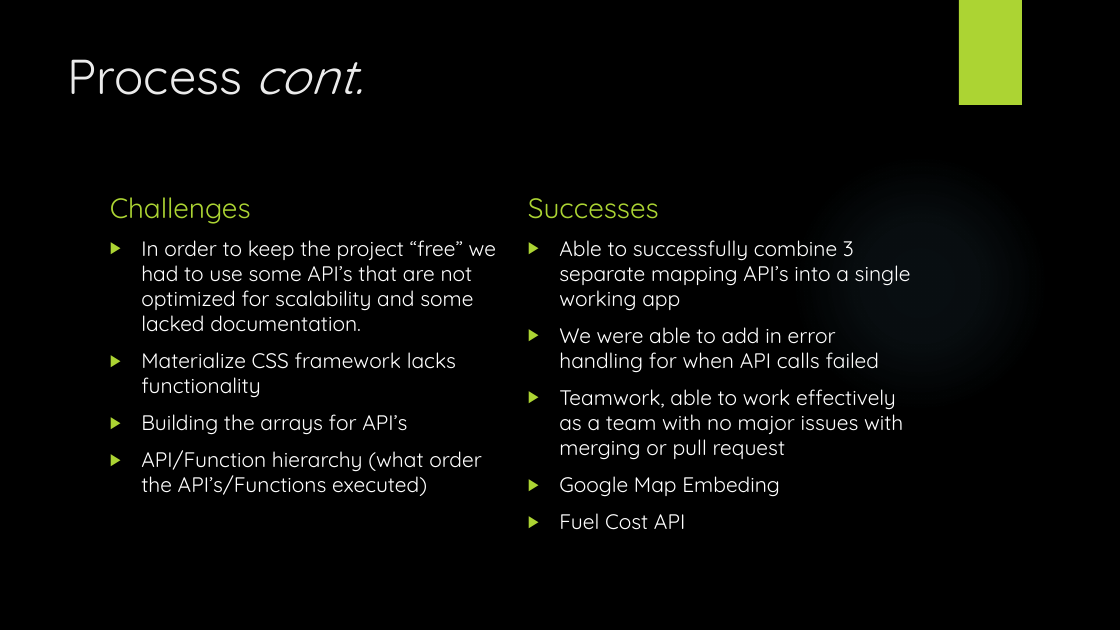
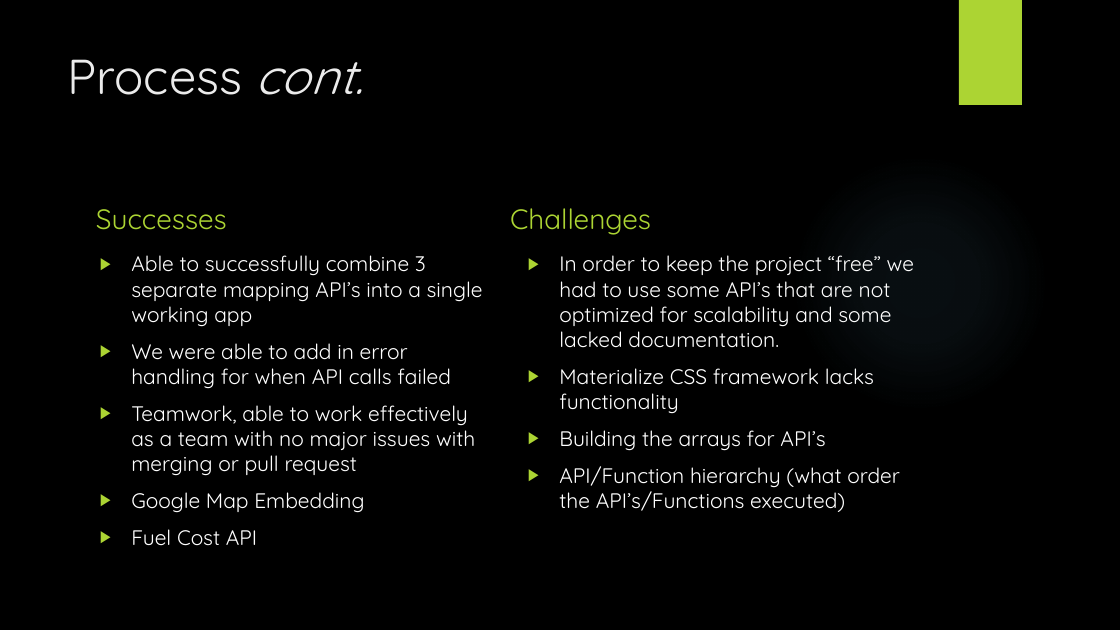
Before and after one commit to kbliss86/trip-planner, a slide deck: slide 5 of assets/resources/Project Presentation.pptx. Drawn at 1120x630 pixels with LibreOffice and Linux fonts; fonts in the diff are those of the drawing; background and template pictures are left out. Boxes give left, top, right and bottom in pixels: in the first picture for what was removed or moved away, otherwise in the second. Text is boxed around its words. In the diff, an @@ line names an element or a change of style, - is before the commit and + after.

```diff
--- a/assets/resources/Project Presentation.pptx
+++ b/assets/resources/Project Presentation.pptx
@@ text "Successes": place and size @@
-text "Successes" at (528,198,659,219)
+text "Successes" at (96,209,227,230)
@@ text "Challenges": place and size @@
-text "Challenges" at (110,197,251,224)
+text "Challenges" at (510,208,651,235)
@@ text "Able to successfully combine 3 ...": place and size @@
-text "Able to successfully combine 3 ..." at (559,240,911,530)
+text "Able to successfully combine 3 ..." at (131,255,483,546)
@@ text "In order to keep the ...": place and size @@
-text "In order to keep the ..." at (141,240,496,496)
+text "In order to keep the ..." at (559,255,914,512)
@@ text at (131,492,364,513): text changed @@
-▶ Google Map Embeding
+▶ Google Map Embedding
```
Also in this commit, not shown: 1 other slide changed, 2 other files.
